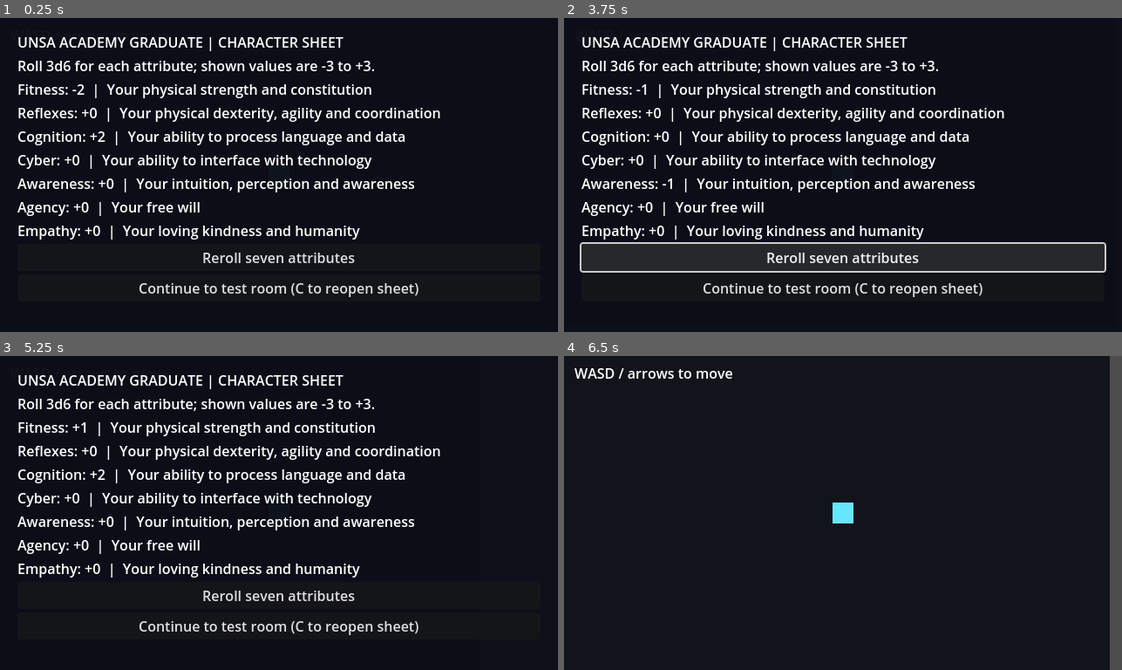
Above: before the commit, frames 1-4 (two rows, left to right).
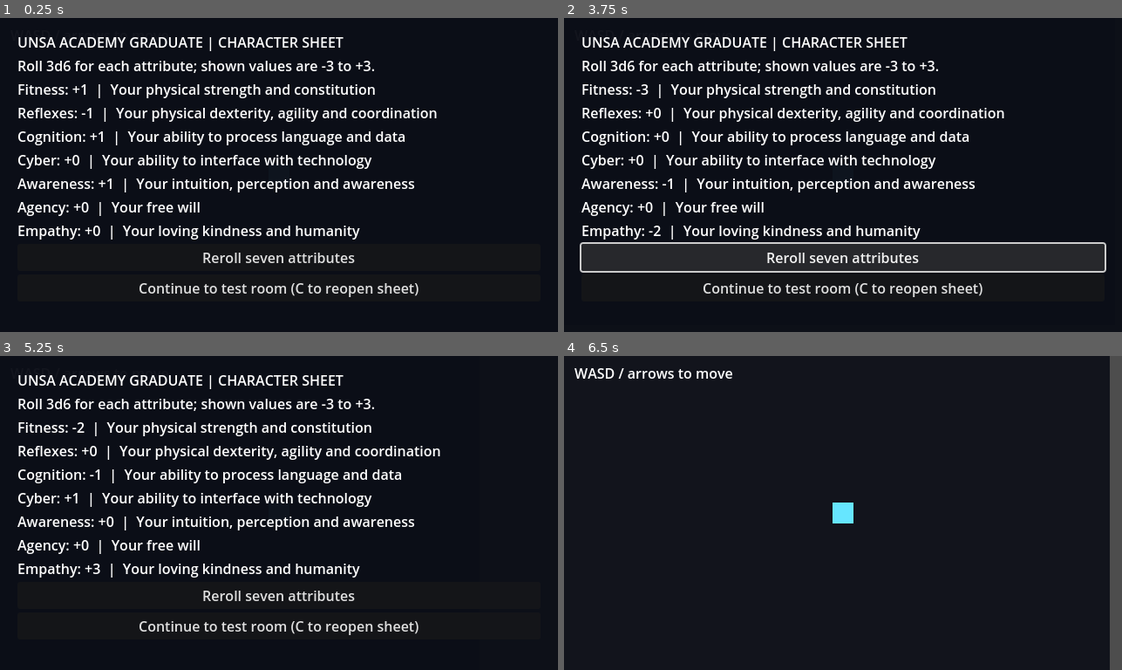
Above: after the commit, the same moments.

Repository: TomiToivio/NooPunk
Game: Godot game, scene res://main.tscn
Same seed, same stepped clock (60 frames per second), same inputs: the game is played once before the commit and once after it.
Inputs:
- Up to frame 1 (0.25 s): no input
- Up to frame 2 (3.75 s): click "Continue to test room (C to r…" at 0.5 s; tap Enter at 1.25 s; hold D 1.28-2 s; tap C at 1.35, 2.85 s; click "Continue to test room (C to r…" at 2 s; tap Space at 2.75 s; hold S 2.78-3.5 s; click "Reroll seven attributes" at 3.5 s
- Up to frame 3 (5.25 s): tap Enter at 4.25 s; hold D 4.28-5.03 s; tap C at 4.35, 5.1 s; hold W from 5.03 s (still down)
- Up to frame 4 (6.5 s): tap Space at 5.75 s; release W at 5.78 s; hold A from 5.78 s (still down); tap C at 5.85 s

The runs differ from the first frame. In frame 1, 2.4% of the frame differs, in the area x 12-79%, y 21-55%; in frame 2, 1.0%; in frame 3, 2.2%; in frame 4, nothing differs.

Commit message:
fix(#835): wire the character sheet into the scene so its own test can run
The merged #835 added character_sheet.gd but never attached it to anything: main.tscn had no script on Main, so the sheet, the roll and the C toggle existed only as an unused file. The suite said so - attributes_smoke.gd failed with 'character sheet missing' - and the issue was closed anyway.

Attaching the script exposed the second defect: it built its UI in _ready, and _ready is not called for nodes added to the tree by a --script runner before the main loop starts. The window would have shown a sheet while every headless check saw a null overlay. The layer and overlay are now declared in main.tscn, so they exist the moment the scene is instantiated, and the script binds to them; it still creates them itself if a caller builds a sheet node without the scene.

Verified on current main: attributes_smoke.gd PASS ('#835 seven attributes, conversions, reroll and scene') and smoke.gd PASS. Reproduced first: the same command failed before this change, with three null-overlay errors.

Diff:
--- a/noopunk/game/character_sheet.gd
+++ b/noopunk/game/character_sheet.gd
@@ -7,7 +7,20 @@
 var entries: VBoxContainer
 var sheet_open := true
 
-func _ready() -> void:
+## Built in `_enter_tree`, not `_ready`.
+##
+## `_ready` is not called for nodes added to the tree by a `--script` runner before the main loop
+## starts, so a headless check would see a missing sheet while the window showed one. Building on
+## entering the tree is deterministic in both.
+func _enter_tree() -> void:
+	_ensure_built()
+
+var _built := false
+
+func _ensure_built() -> void:
+	if _built:
+		return
+	_built = true
 	rng.randomize()
 	_build_sheet()
 	roll_attributes()
@@ -34,20 +47,28 @@
 		entries.add_child(row)
 
 func show_sheet(open: bool) -> void:
+	_ensure_built()
 	sheet_open = open
 	overlay.visible = open
 	$Player.set_physics_process(not open)
 
 func _build_sheet() -> void:
-	var layer := CanvasLayer.new()
-	layer.name = "CharacterSheetLayer"
-	layer.layer = 10
-	add_child(layer)
-	overlay = ColorRect.new()
-	overlay.name = "CharacterSheet"
-	overlay.color = Color(0.045, 0.055, 0.09, 0.97)
-	layer.add_child(overlay)
-	overlay.set_anchors_and_offsets_preset(Control.PRESET_FULL_RECT)
+	# The layer and overlay are declared in `main.tscn`, so they exist the moment the scene is
+	# instantiated - which is what a headless check sees. The script creates them only if a caller
+	# builds a sheet node without the scene.
+	var layer := get_node_or_null("CharacterSheetLayer") as CanvasLayer
+	if layer == null:
+		layer = CanvasLayer.new()
+		layer.name = "CharacterSheetLayer"
+		layer.layer = 10
+		add_child(layer)
+	overlay = layer.get_node_or_null("CharacterSheet") as ColorRect
+	if overlay == null:
+		overlay = ColorRect.new()
+		overlay.name = "CharacterSheet"
+		overlay.color = Color(0.045, 0.055, 0.09, 0.97)
+		layer.add_child(overlay)
+		overlay.set_anchors_and_offsets_preset(Control.PRESET_FULL_RECT)
 	var column := VBoxContainer.new()
 	column.position = Vector2(20, 16)
 	column.custom_minimum_size = Vector2(600, 0)
--- a/noopunk/game/main.tscn
+++ b/noopunk/game/main.tscn
@@ -39,3 +39,14 @@
 offset_right = 320.0
 offset_bottom = 32.0
 text = "WASD / arrows to move"
+
+[node name="CharacterSheetLayer" type="CanvasLayer" parent="."]
+layer = 10
+
+[node name="CharacterSheet" type="ColorRect" parent="CharacterSheetLayer"]
+anchors_preset = 15
+anchor_right = 1.0
+anchor_bottom = 1.0
+grow_horizontal = 2
+grow_vertical = 2
+color = Color(0.045, 0.055, 0.09, 0.97)
Not shown, added: noopunk/game/attributes.gd.uid
Not shown, added: noopunk/game/character_sheet.gd.uid
Not shown, added: noopunk/game/tests/attributes_smoke.gd.uid
